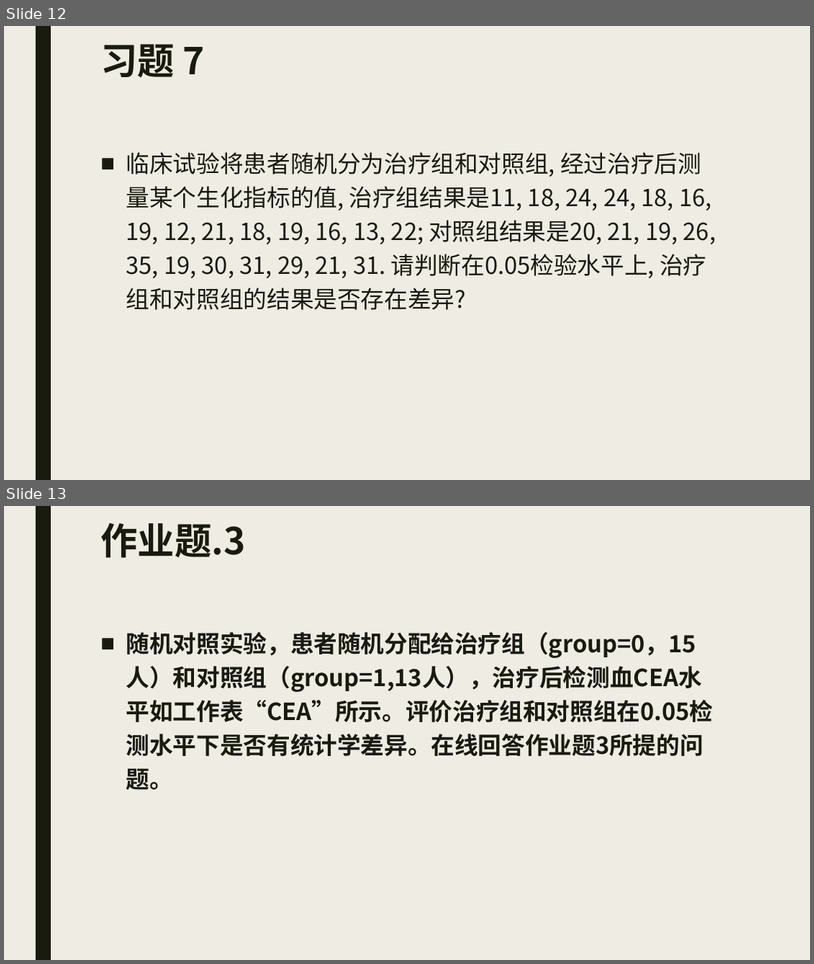
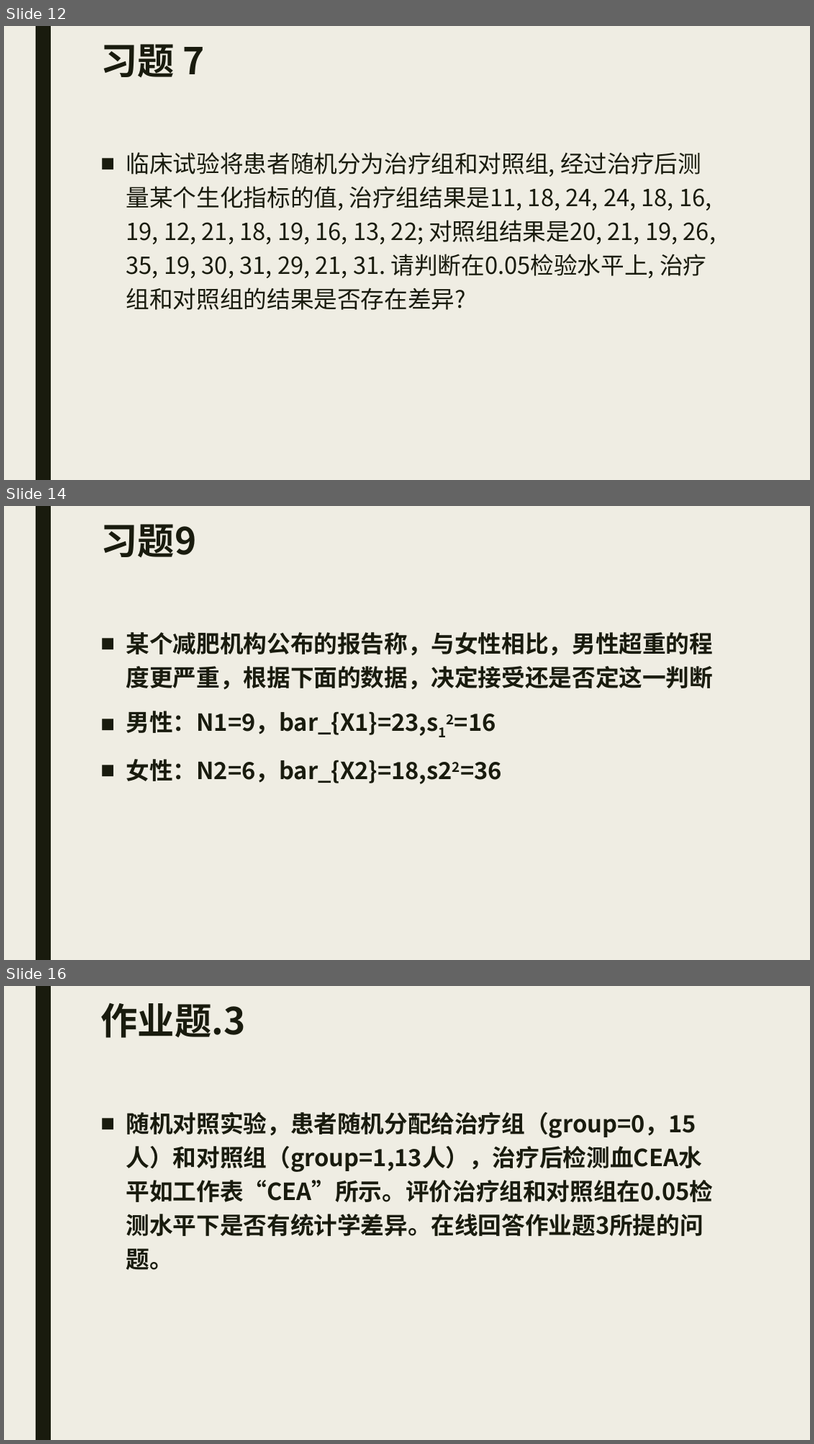
Before and after one commit to beneon/medstat, a slide deck: lect-3/lect-3.pptx. Shown one above the other, each under a label of ours: slides 12 and 13 before the commit, slides 12, 14 and 16 after it; the slides between them are not shown. The pictures are 814x964 and 814x1444 pixels, drawn with LibreOffice and Linux fonts; fonts in the diff are those of the drawing. Boxes give left, top, right and bottom in pixels: in the first picture for what was removed or moved away, otherwise in the second. Text is boxed around its words. In the diff, an @@ line names an element or a change of style, - is before the commit and + after.

```diff
--- a/lect-3/lect-3.pptx
+++ b/lect-3/lect-3.pptx
@@ slide 14 added at [4,506,810,960], background #EFEDE3; not listed: 1 template element that a slide beside it also shows @@
@@ title added at [100,524,196,558], 44 pt, text #191B0E, bold @@
+习题9
@@ text added at [126,632,714,784], 28 pt, text #191B0E, bold @@
+■ 某个减肥机构公布的报告称，与女性相比，男性超重的程度更严重，根据下面的数据，决定接受还是否定这一判断
+■ 男性：N1=9，bar_{X1}=23,s12=16
+■ 女性：N2=6，bar_{X2}=18,s22=36
@@ what was slide 13 is now slide 16 @@
```
Also in this commit, not shown: 2 other slides added, 5 other files.
